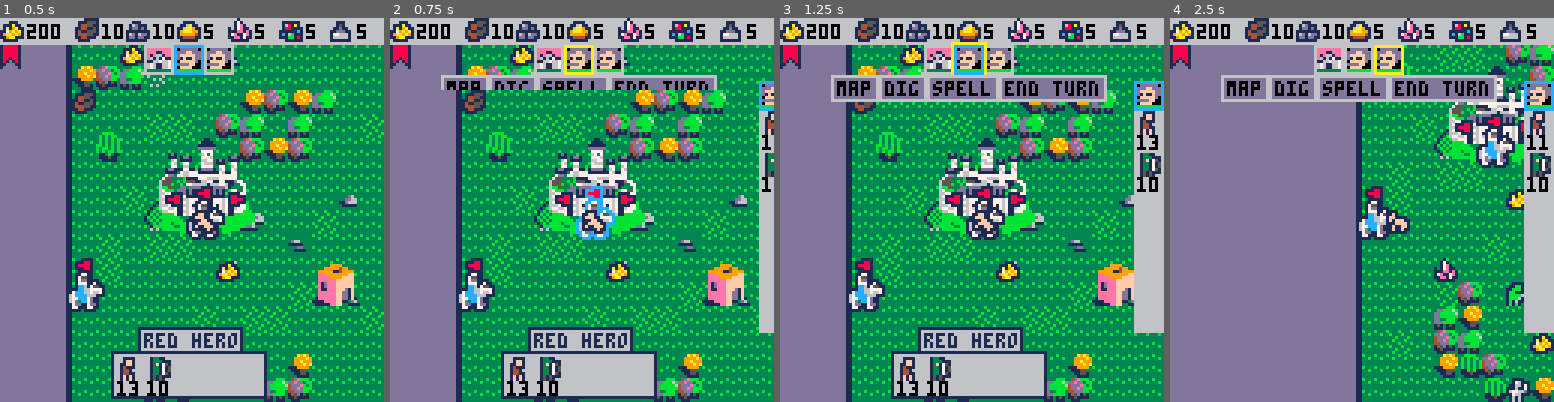
Above: before the commit, frames 1-4 (left to right).
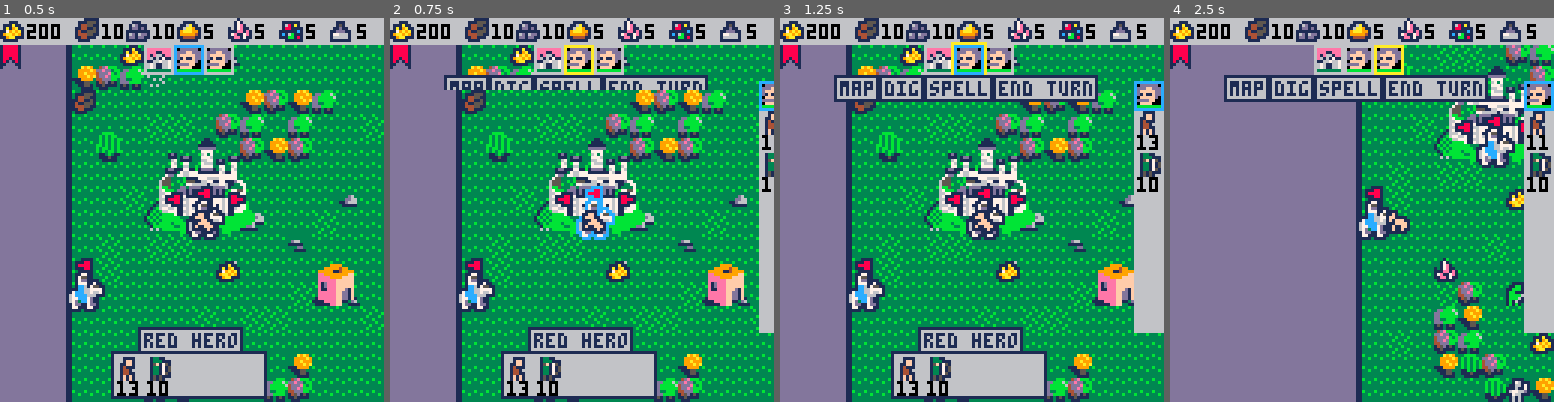
Above: after the commit, the same moments.

Repository: pvan/pico8
Game: PICO-8 cartridge heroes.p8
Two runs of this game, one before a commit and one after it. Both use one fixed random seed, a clock stepped at 60 frames per second and the inputs below.
Inputs:
- Up to frame 1 (0.5 s): tap X (X key) at 0.33 s
- Up to frame 2 (0.75 s): tap O (Z key) at 0.7 s
- Up to frame 3 (1.25 s): tap X (X key) at 1.07 s
- Up to frame 4 (2.5 s): hold Right 1.6-2.1 s; tap O (Z key) at 1.7, 2.1 s; tap X (X key) at 1.85 s; hold Up 2.15-2.42 s; hold Right from 2.47 s (still down)

Frame 1 is identical in both runs. In frame 2, 2.8% of the frame differs, in the area x 13-86%, y 14-19%; in frame 3, 4.9%, in the area x 13-86%, y 14-22%; in frame 4, 4.9%.

Commit message:
heroes: try different method for menu bar
considering ways to consolidate all the hud rendering

Diff:
--- a/heroes.p8
+++ b/heroes.p8
@@ -2538,22 +2538,26 @@
  mh=9
  mx=63-mw/2
  my=19--actl_menu_y
- rectfill2(mx,my,mw,mh,6)
+-- rectfill2(mx,my,mw,mh,6)
 
  --bottom buttons
  local x,y=mx+1,my+1
  local count=1
- for b in all(buttons) do
-  bw=#b*4+2
-  rectfill2(x,y,bw,7,13)
-  print(b,x+1,y+1,0)
-  if menudown and menusel==count then
-   bb=flashamt()
-   rect2({x-1-bb,y-1-bb,bw+2+bb*2,9+bb*2},10)
-  end
-  x+=bw+2
-  count+=1
- end
+
+ draw_btn_list(buttons,y)
+
+-- for b in all(buttons) do
+--  bw=#b*4+2
+--  rectfill2(x,y,bw,7,13)
+--  print(b,x+1,y+1,0)
+--  if menudown and menusel==count then
+--   bb=flashamt()
+--   rect2({x-1-bb,y-1-bb,bw+2+bb*2,9+bb*2},10)
+--  end
+--  x+=bw+2
+--  count+=1
+-- end
+
  clip()
 
 
@@ -2569,11 +2573,24 @@
 
 
 
+
+function draw_btn_list(list,y)
+ local w=0
+ for text in all(list) do
+	 w+=text_box(text,200,0)
+	end
+	x=63-w/2
+ for text in all(list) do
+	 x+=text_box(text,x,y)
+	end
+end
+
 function text_box(text,x,y)
- local w=#text*4+1
- rect2({x-1,y-1,w+2,9},1)
- rectfill2(x,y,w,7,6)
+ local w=#text*4+3
+ rect2({x-1,y-1,w,9},1)
+ rectfill2(x,y,w-2,7,6)
  print(text,x+1,y+1,1)
+ return w
 end
 
 
@@ -2688,15 +2705,22 @@
 --
 --end
 
+function draw_window(x,y,w,h)
+ rectfill2(x+1,y+1,w-2,h-2,6)
+ rect2({x,y,w,h},1)
+end
+
 
 function draw_big_army(hero,y)
 
- rectfill2(9,y,110,24,6)
+-- rectfill2(9,y,110,24,6)
+ draw_window(9,y,110,24)
 
  sx=11
  sy=y+2
 
- rectfill2(sx,sy,16,20,14)
+-- rectfill2(sx,sy,16,20,14)
+ draw_window(sx,sy,16,20)
  spr(hero_big_portrait_sprs
   [hero.id],
   sx+4,sy+5,1,1)
@@ -2704,7 +2728,8 @@
 
  for i=1,5 do
 
-  rectfill2(sx,sy,16,20,14)
+--  rectfill2(sx,sy,16,20,14)
+  draw_window(sx,sy,16,20)
 
   m=hero.army[i]
 	 if m!=nil then
